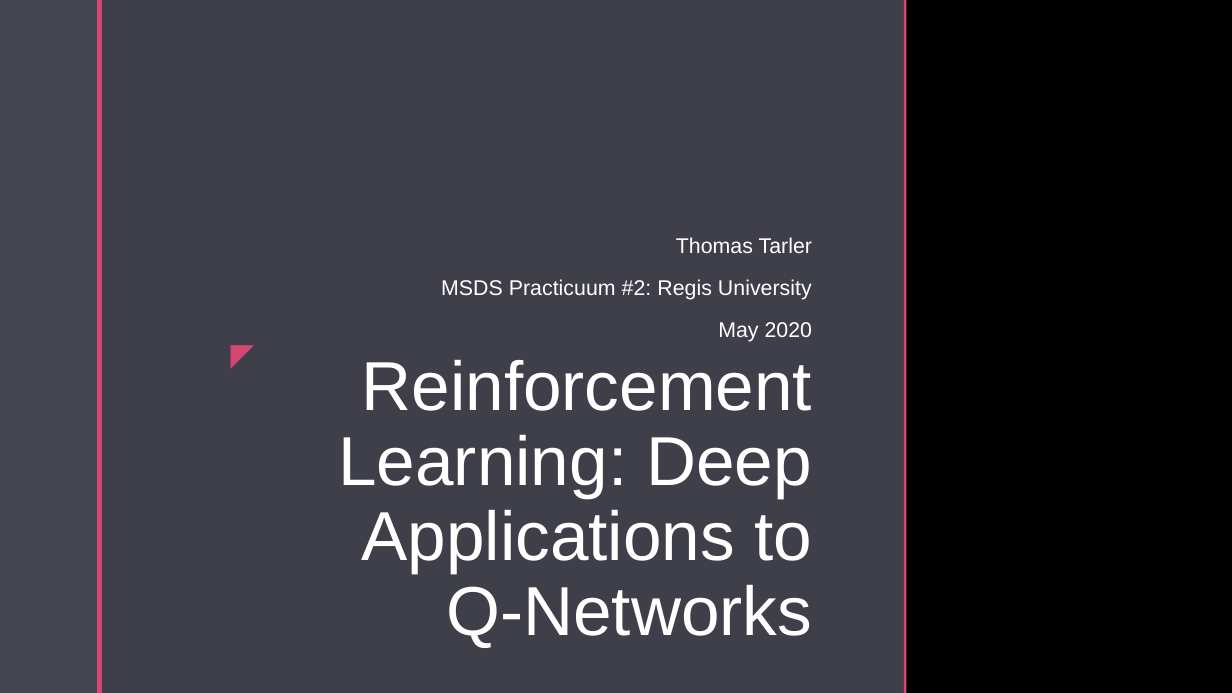
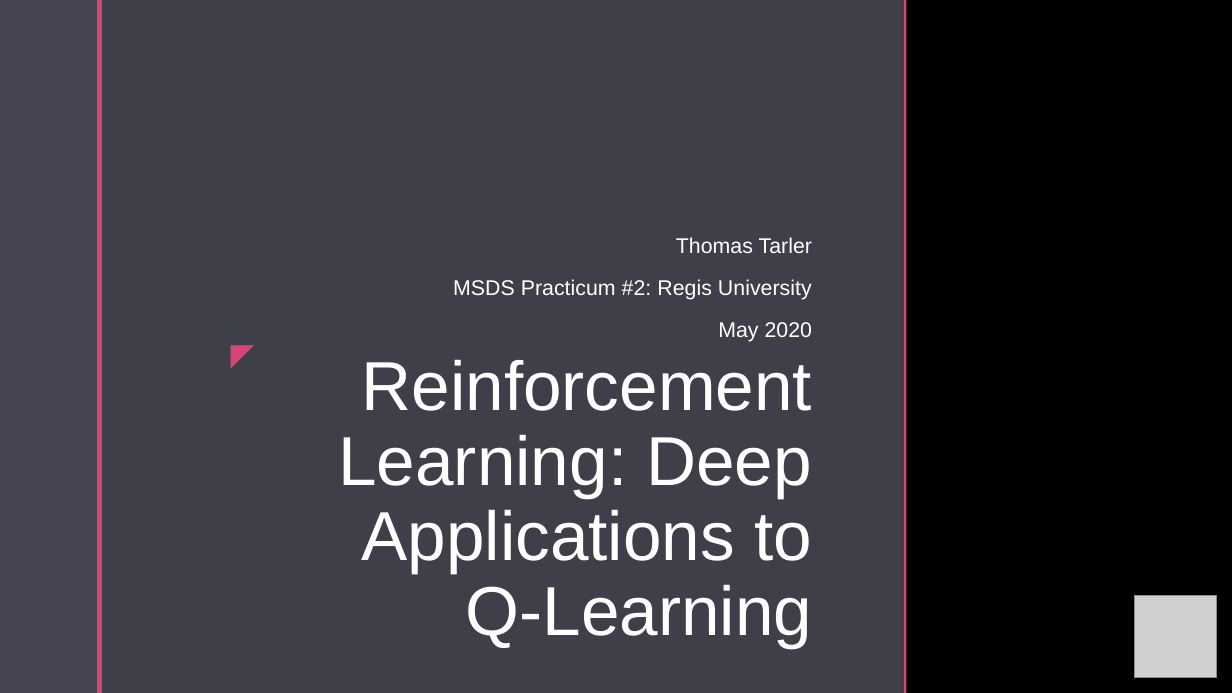
Before and after one commit to ttarler/Practicuum2, a slide deck: slide 1 of TarlerFinalPresentation.pptx. Drawn at 1232x693 pixels with LibreOffice and Linux fonts; fonts in the diff are those of the drawing; grey boxes stand for pictures; background and template pictures are left out. Boxes give left, top, right and bottom in pixels: in the first picture for what was removed or moved away, otherwise in the second. Text is boxed around its words. In the diff, an @@ line names an element or a change of style, - is before the commit and + after.

```diff
--- a/TarlerFinalPresentation.pptx
+++ b/TarlerFinalPresentation.pptx
@@ subtitle at (453, 279, 812, 300): text changed @@
-MSDS Practicuum #2: Regis University
+MSDS Practicum #2: Regis University
@@ title at (338, 359, 813, 648): text changed @@
-Reinforcement Learning: Deep Applications to Q-Networks
+Reinforcement Learning: Deep Applications to Q-Learning
@@ picture added at (1135, 595, 1217, 677) @@
```
Also in this commit, not shown: 8 other slides changed, 24 other files.
